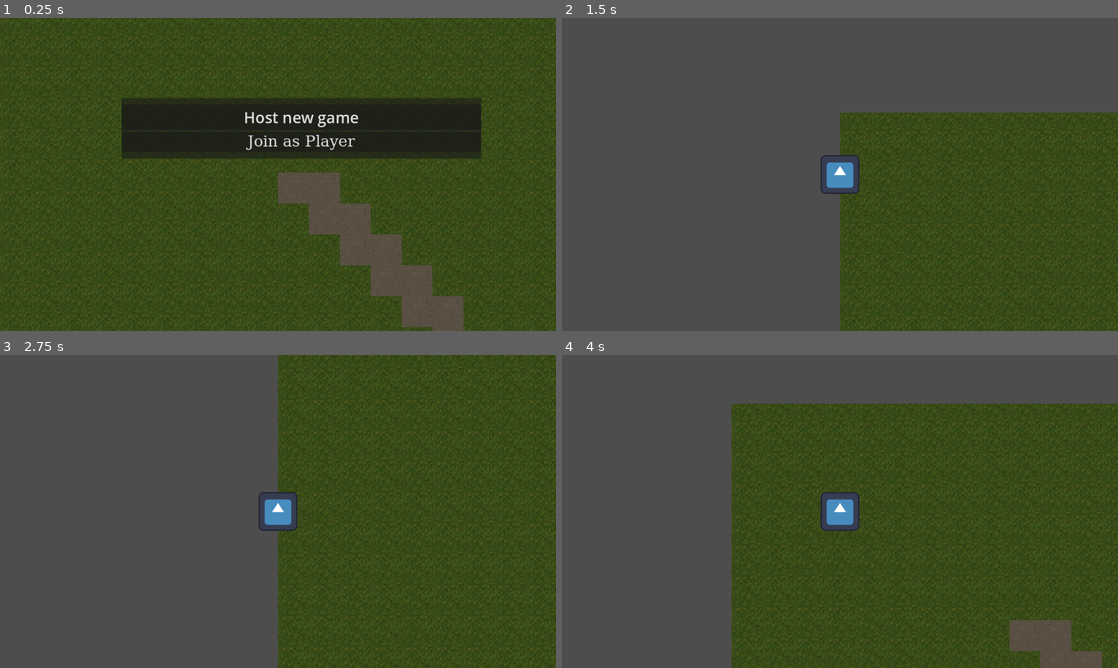
Above: before the commit, frames 1-4 (two rows, left to right).
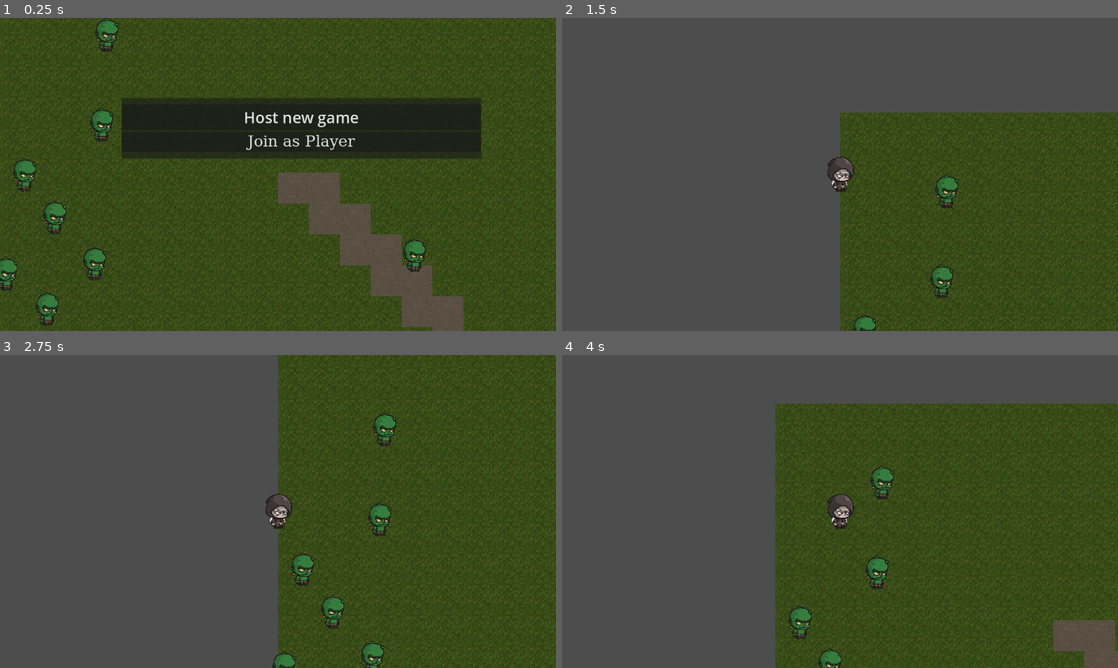
Above: after the commit, the same moments.

Repository: LucasJappert/moomoo-lan-party
Game: Godot game, scene res://scenes/game.tscn
Same seed, same stepped clock (60 frames per second), same inputs: the game is played once before the commit and once after it. The engine's default icon, where the game draws it, is replaced by a stand-in: a white triangle on a blue panel in a dark square.
Inputs (mouse positions are in pixels of both pictures, inside the frame that each line leads up to):
- Up to frame 1 (0.25 s): no input
- Up to frame 2 (1.5 s): tap Enter at 0.5 s; move the mouse to (962, 158) at 0.52 s; hold D 0.53-1.25 s; click (962, 158) at 0.67 s; click "Host new game" at 1.25 s
- Up to frame 3 (2.75 s): tap Space at 2 s; move the mouse to (166, 527) at 2.02 s; hold S from 2.03 s (still down)
- Up to frame 4 (4 s): move the mouse to (895, 442) at 2.77 s; release S at 2.78 s; hold D 2.78-3.53 s; move the mouse to (812, 574) at 3.52 s; hold W from 3.53 s (still down); click (812, 574) at 3.67 s

The runs differ from the first frame. In frame 1, 2.1% of the frame differs, in the area x 0-77%, y 0-99%; in frame 2, 1.4%; in frame 3, 2.2%; in frame 4, 12%, in the area x 30-100%, y 15-100%.

Commit message:
add enemies + update assets

Diff:
--- /dev/null
+++ b/assets/monsters/tileset_monsters.tres
@@ -0,0 +1,3 @@
+[gd_resource type="TileSet" format=3 uid="uid://don1mvbovq1oq"]
+
+[resource]
--- a/project.godot
+++ b/project.godot
@@ -10,7 +10,7 @@
 
 [application]
 
-config/name="my-multiplayer-test-1"
+config/name="moomoo-lan-party"
 run/main_scene="uid://cwrqk21prcrn7"
 config/features=PackedStringArray("4.4", "GL Compatibility")
 config/icon="res://icon.svg"
--- /dev/null
+++ b/scenes/enemy_scene.tscn
@@ -0,0 +1,26 @@
+[gd_scene load_steps=5 format=3 uid="uid://2smlofmifmk"]
+
+[ext_resource type="Texture2D" uid="uid://1fiupmgkejum" path="res://assets/monsters/1.png" id="1_io3nl"]
+[ext_resource type="Script" uid="uid://crmmhsx5pjp8f" path="res://scripts/enemy_scene.gd" id="1_lne1l"]
+
+[sub_resource type="SceneReplicationConfig" id="SceneReplicationConfig_io3nl"]
+properties/0/path = NodePath(".:position")
+properties/0/spawn = true
+properties/0/replication_mode = 1
+
+[sub_resource type="CircleShape2D" id="CircleShape2D_lne1l"]
+radius = 192.252
+
+[node name="Enemy" type="CharacterBody2D"]
+script = ExtResource("1_lne1l")
+
+[node name="EnemySynchronizer" type="MultiplayerSynchronizer" parent="."]
+replication_config = SubResource("SceneReplicationConfig_io3nl")
+
+[node name="Sprite2D" type="Sprite2D" parent="."]
+scale = Vector2(0.625, 0.625)
+texture = ExtResource("1_io3nl")
+
+[node name="CollisionShape2D" type="CollisionShape2D" parent="."]
+scale = Vector2(0.203125, 0.203125)
+shape = SubResource("CircleShape2D_lne1l")
--- a/scenes/game.tscn
+++ b/scenes/game.tscn
@@ -243,5 +243,10 @@
 
 [node name="Players" type="Node2D" parent="."]
 
+[node name="EnemiesSpawner" type="MultiplayerSpawner" parent="."]
+spawn_path = NodePath("../Enemies")
+
+[node name="Enemies" type="Node2D" parent="."]
+
 [connection signal="pressed" from="MultiplayerHUD/Panel/VBoxContainer/HostGame" to="GameManager" method="_on_host_game_pressed"]
 [connection signal="pressed" from="MultiplayerHUD/Panel/VBoxContainer/JoinAsPlayer" to="GameManager" method="_on_join_as_player_pressed"]
--- a/scenes/player.tscn
+++ b/scenes/player_scene.tscn
@@ -1,8 +1,8 @@
 [gd_scene load_steps=7 format=3 uid="uid://bh6kvqaevp4x2"]
 
-[ext_resource type="Texture2D" uid="uid://cjqujaa4l1uqc" path="res://icon.svg" id="1_3vyb7"]
-[ext_resource type="Script" uid="uid://dexl6e3ul1vtc" path="res://scripts/player.gd" id="1_g2els"]
-[ext_resource type="Script" uid="uid://c6fuinfxsetjw" path="res://scripts/input_synchronizer.gd" id="2_qhqgy"]
+[ext_resource type="Script" uid="uid://dexl6e3ul1vtc" path="res://scripts/player.gd" id="1_rbmgg"]
+[ext_resource type="Script" uid="uid://c6fuinfxsetjw" path="res://scripts/input_synchronizer.gd" id="2_icjpm"]
+[ext_resource type="Texture2D" uid="uid://b55rbh85p2cfw" path="res://assets/heros/1.png" id="3_rbmgg"]
 
 [sub_resource type="SceneReplicationConfig" id="SceneReplicationConfig_qhqgy"]
 properties/0/path = NodePath(".:peer_id")
@@ -32,11 +32,11 @@
 [node name="InputSynchronizer" type="MultiplayerSynchronizer" parent="."]
 unique_name_in_owner = true
 replication_config = SubResource("SceneReplicationConfig_dqkch")
-script = ExtResource("2_qhqgy")
+script = ExtResource("2_icjpm")
 
 [node name="Sprite2D" type="Sprite2D" parent="."]
 scale = Vector2(0.625, 0.625)
-texture = ExtResource("1_3vyb7")
+texture = ExtResource("3_rbmgg")
 
 [node name="CollisionShape2D" type="CollisionShape2D" parent="."]
 scale = Vector2(0.203125, 0.203125)
--- /dev/null
+++ b/scripts/enemy_scene.gd
@@ -0,0 +1,6 @@
+extends CharacterBody2D
+
+func _ready():
+    # No colisiona con su propia capa
+    collision_layer = 2
+    collision_mask = 1
--- a/scripts/game_manager.gd
+++ b/scripts/game_manager.gd
@@ -1,7 +1,12 @@
 extends Node2D
+
+const enemy_scene = preload("res://scenes/enemy_scene.tscn")
+var enemies_node # Just for the server
 
 func _ready() -> void:
     _set_screen_size()
+    enemies_node = get_tree().get_root().get_node("Game/Enemies")
+    _create_random_enemies()
 
 func _set_screen_size() -> void:
     # Obtener tamaño del monitor principal (monitor 0)
@@ -25,3 +30,9 @@
 func _on_join_as_player_pressed() -> void:
     %MultiplayerHUD.hide()
     MultiplayerManager.become_client()
+
+func _create_random_enemies() -> void:
+    for _i in range(10):
+        var enemy = enemy_scene.instantiate()
+        enemy.position = Vector2(randf_range(0, 1200), randf_range(0, 800))
+        enemies_node.add_child(enemy)
--- a/scripts/multiplayer_manager.gd
+++ b/scripts/multiplayer_manager.gd
@@ -1,9 +1,10 @@
 extends Node
 
 const SERVER_PORT = 8080
+# const SERVER_IP = "192.168.0.3"
 const SERVER_IP = "127.0.0.1"
 
-const player_scene = preload("res://scenes/player.tscn")
+const player_scene = preload("res://scenes/player_scene.tscn")
 var players_node # Just for the server
 
 func become_host():
--- a/scripts/player.gd
+++ b/scripts/player.gd
@@ -16,8 +16,6 @@
 	# No colisiona con su propia capa
 	collision_layer = 1
 	collision_mask = 2 # solo colisiona con obstáculos/enemigos, no con otros jugadores
-	print("############## is_server: ", multiplayer.is_server())
-	print(multiplayer.get_unique_id() == peer_id)
 	if multiplayer.get_unique_id() == peer_id:
 		$Camera2D.enabled = true
 		$Camera2D.make_current()
Binary file added: assets/heros/1.png
Not shown, added: assets/heros/1.png.import
Binary file added: assets/monsters/1.png
Not shown, added: assets/monsters/1.png.import
Binary file added: assets/monsters/monsters_tileset.png
Not shown, added: assets/monsters/monsters_tileset.png.import
Not shown, added: export_presets.cfg
Not shown, added: images/image1.png.import
Not shown: 1 places in scenes/player_scene.tscn that only renumber resources
Not shown, added: scripts/enemy_scene.gd.uid
Not shown, changed: .gitignore
